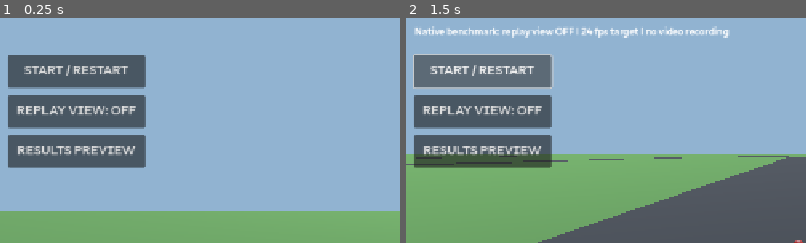
Above: before the commit, frames 1-2 (left to right).
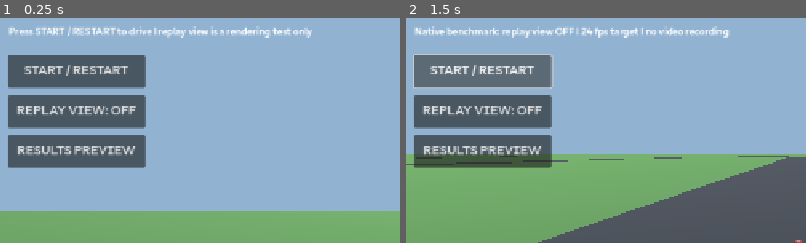
Above: after the commit, the same moments.

Repository: Ahad00010/WMC
Game: Godot game, scene res://main.tscn
Two runs of this game, one before a commit and one after it. Both use one fixed random seed, a clock stepped at 60 frames per second and the inputs below.
Inputs:
- Up to frame 1 (0.25 s): no input
- Up to frame 2 (1.5 s): click "START / RESTART" at 0.5 s; click "START / RESTART" at 1.25 s
The pictures show only the part of the screen within x 1-51%, y 7-57%; the shares and areas given below are measured in that part.

The runs differ from the first frame. In frame 1, 1.5% of the frame differs, in the area x 2-78%, y 3-9%; in frame 2, nothing differs.

Commit message:
Smoke test native driving and second camera
Co-authored-by: arena-agent <297053741+arena-agent@users.noreply.github.com>

Diff:
--- a/native-prototype/main.gd
+++ b/native-prototype/main.gd
@@ -207,7 +207,7 @@
  controls.set_anchors_and_offsets_preset(Control.PRESET_FULL_RECT)
  layer.add_child(controls)
  hud = _label(controls, "", 24, Vector2(26, 24))
- status = _label(controls, "", 17, Vector2(26, 64))
+ status = _label(controls, "Press START / RESTART to drive | replay view is a rendering test only", 17, Vector2(26, 64))
  var start := _button(controls, "START / RESTART", Vector2(25, 110), Vector2(220, 52))
  start.pressed.connect(func():
   _reset()
--- /dev/null
+++ b/native-prototype/smoke.gd
@@ -0,0 +1,40 @@
+extends SceneTree
+
+func _initialize() -> void:
+ call_deferred("_run")
+
+func _run() -> void:
+ var game = load("res://main.tscn").instantiate()
+ root.add_child(game)
+ await process_frame
+ if game.track.size() < 100 or game.bike == null:
+  push_error("Missing native track or bike")
+  quit(1)
+  return
+ var start = game.bike.position
+ game.active = true
+ game.touch["accelerate"] = true
+ for i in range(120):
+  game._physics_process(1.0 / 60.0)
+ if game.speed <= 0.0 or game.bike.position.distance_to(start) < 1.0:
+  push_error("Native bike failed to accelerate")
+  quit(1)
+  return
+ game.replay_enabled = true
+ game._process(1.0 / 20.0)
+ if game.replay_view.render_target_update_mode != SubViewport.UPDATE_ONCE:
+  push_error("Live second camera failed to render")
+  quit(1)
+  return
+ game._show_results()
+ if not game.results.visible or game.active:
+  push_error("Results preview did not open")
+  quit(1)
+  return
+ game._reset()
+ if game.speed != 0.0 or game.replay_enabled:
+  push_error("Restart failed to reset state")
+  quit(1)
+  return
+ game.queue_free()
+ quit(0)
